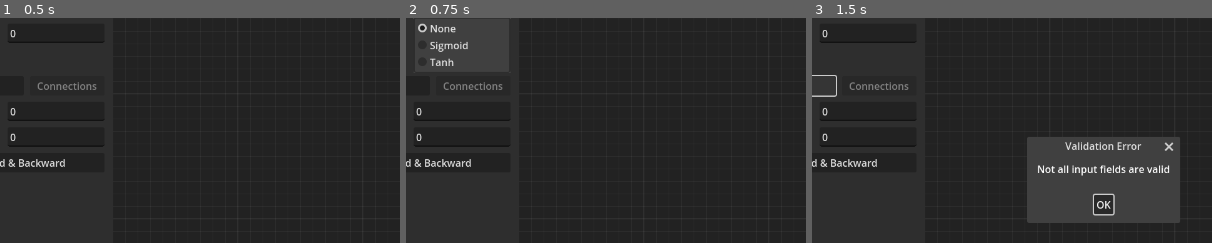
Above: before the commit, frames 1-3 (left to right).
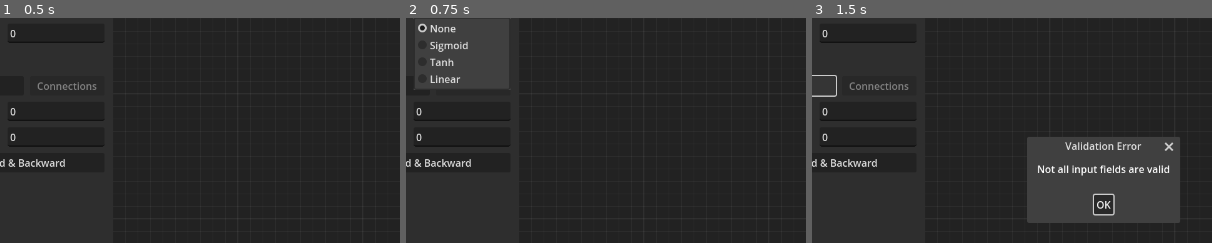
Above: after the commit, the same moments.

Repository: maktoobgar/neural_network
Game: Godot game, scene res://scenes/main.tscn
Same seed, same stepped clock (60 frames per second), same inputs: the game is played once before the commit and once after it.
Inputs:
- Up to frame 1 (0.5 s): no input
- Up to frame 2 (0.75 s): click "None" at 0.5 s
- Up to frame 3 (1.5 s): click "Create Network" at 1.25 s
The pictures show only the part of the screen within x 14-64%, y 12-62%; the shares and areas given below are measured in that part.

Frame 1 is identical in both runs. In frame 2, 0.5% of the frame differs, in the area x 2-26%, y 25-32%; in frame 3, nothing differs.

Commit message:
🎉 feat: first ever working neural network

Diff:
--- /dev/null
+++ b/files/test_dummy.csv
@@ -0,0 +1,4 @@
+1,0,1
+0,1,1
+1,1,1
+0,0,0
--- /dev/null
+++ b/files/train_dummy.csv
@@ -0,0 +1,4 @@
+1,0,1
+0,1,1
+1,1,1
+0,0,0
--- a/scenes/global.gd
+++ b/scenes/global.gd
@@ -71,11 +71,16 @@
 	var y = tanh(input)
 	return 1 - (y * y)
 
+func linear(input: float) -> float:
+	return input
+
 func calculate_neuron_output(value: float, function_name: String) -> float:
 	if function_name == "Sigmoid":
 		return sigmoid(value)
 	elif function_name == "Tanh":
 		return tanh(value)
+	elif function_name == "Linear":
+		return linear(value)
 	return none(value)
 
 func calculate_derivative_neuron_output(value: float, function_name: String) -> float:
@@ -83,4 +88,6 @@
 		return sigmoid_derivative(value)
 	elif function_name == "Tanh":
 		return tanh_derivative(value)
+	elif function_name == "Linear":
+		return 1
 	return none(value)
--- a/scenes/input_output.gd
+++ b/scenes/input_output.gd
@@ -6,7 +6,7 @@
 var id: int: set = _set_id, get = _get_id
 var value: float: set = _set_value, get = _get_value
 var desired_output: float: set = _set_desired_output, get = _get_desired_output
-var activation_function: String: get = _get_activation_function
+var activation_function: String: set = _set_activation_function, get = _get_activation_function
 
 func _ready() -> void:
 	var layer_type = self.get_meta("layer_type", Global.LayerType.NeuronsInput)
@@ -23,7 +23,7 @@
 	return id
 
 func _set_color(active: bool) -> void:
-	var theme_color = Color("#00c700") if active else Color("#ff2c26")
+	var theme_color = Color("#89ff81") if active else Color("#ff7664")
 	self.add_theme_color_override("title_color", theme_color)
 
 func _reset_color() -> void:
@@ -51,6 +51,9 @@
 func _get_desired_output() -> float:
 	return float(%DesiredOutput.value)
 
+func _set_activation_function(value: String) -> void:
+	%ActivationFunction.value = value
+
 func _get_activation_function() -> String:
 	return %ActivationFunction.value
 
--- a/scenes/input_output.tscn
+++ b/scenes/input_output.tscn
@@ -4,6 +4,7 @@
 [ext_resource type="PackedScene" uid="uid://hv6abr45mo66" path="res://scenes/input_control.tscn" id="2_8ib15"]
 
 [node name="InputOutput" type="GraphNode"]
+title = "Neuron"
 slot/0/left_enabled = false
 slot/0/left_type = 0
 slot/0/left_color = Color(1, 1, 1, 1)
--- a/scenes/input_output_layer.gd
+++ b/scenes/input_output_layer.gd
@@ -5,6 +5,7 @@
 
 @export var layer_type: Global.LayerType = 0: get = _get_layer_type, set = _set_layer_type
 @export var inputs_outputs_count: int = 0: get = _get_inputs_outputs_count, set = _set_inputs_outputs_count
+var activation_function: String: get = _get_activation_function
 
 var inputs_outputs: Array[InputOutput] = []
 
@@ -15,6 +16,9 @@
 	if !self.is_node_ready():
 		await self.ready
 	for i in range(self.get_child_count()):
+		if i == 0:
+			self.set_slot(i, false, 0, Color("#2b9900"), false, 0, Color("#00a7ec"))
+			continue
 		self.get_child(i).set_meta("layer_type", value)
 		if value == Global.LayerType.NeuronsInput:
 			self.set_slot(i, false, 0, Color("#2b9900"), true, 0, Color("#00a7ec"))
@@ -30,7 +34,7 @@
 	if !self.is_node_ready():
 		await self.ready
 	value = max(value, 0)
-	var children_count = self.get_child_count() - 1
+	var children_count = max(self.get_child_count() - 2, -1)
 	for i in range(value):
 		if children_count >= i:
 			continue
@@ -39,15 +43,22 @@
 		input_output.set_meta("layer_type", layer_type)
 		input_output.id = i
 		if layer_type == Global.LayerType.NeuronsInput:
-			self.set_slot(i, false, 0, Color("#2b9900"), true, 0, Color("#00a7ec"))
+			self.set_slot(i + 1, false, 0, Color("#2b9900"), true, 0, Color("#00a7ec"))
 		elif layer_type == Global.LayerType.NeuronsOutput:
-			self.set_slot(i, true, 0, Color("#2b9900"), false, 0, Color("#00a7ec"))
+			self.set_slot(i + 1, true, 0, Color("#2b9900"), false, 0, Color("#00a7ec"))
 		self.add_child(input_output)
 
-	var difference = self.get_child_count() - value
+	var difference = (self.get_child_count() - 1) - value
 	for i in range(difference):
 		inputs_outputs.pop_back().queue_free()
 	inputs_outputs_count = value
 
+func _get_activation_function() -> String:
+	return %ActivationFunction.value
+
 func _ready():
 	self.title = Global.get_input_output_layer_name(layer_type)
+
+func _on_activation_function_item_selected(inputControl: InputControl):
+	for input_output in inputs_outputs:
+		input_output.activation_function = activation_function
--- a/scenes/input_output_layer.tscn
+++ b/scenes/input_output_layer.tscn
@@ -1,10 +1,32 @@
-[gd_scene load_steps=2 format=3 uid="uid://ci7psxy71v02s"]
+[gd_scene load_steps=3 format=3 uid="uid://ci7psxy71v02s"]
 
 [ext_resource type="Script" path="res://scenes/input_output_layer.gd" id="1_tqx1j"]
+[ext_resource type="PackedScene" uid="uid://hv6abr45mo66" path="res://scenes/input_control.tscn" id="2_t3kld"]
 
 [node name="InputOutputLayer" type="GraphNode"]
 custom_minimum_size = Vector2(450, 0)
 theme_override_constants/separation = 15
 title = "Output Layer"
+slot/0/left_enabled = false
+slot/0/left_type = 0
+slot/0/left_color = Color(0.168627, 0.6, 0, 1)
+slot/0/left_icon = null
+slot/0/right_enabled = false
+slot/0/right_type = 0
+slot/0/right_color = Color(0, 0.654902, 0.92549, 1)
+slot/0/right_icon = null
+slot/0/draw_stylebox = true
 script = ExtResource("1_tqx1j")
 layer_type = 1
+
+[node name="ActivationFunction" parent="." instance=ExtResource("2_t3kld")]
+unique_name_in_owner = true
+layout_mode = 2
+value = "Same"
+text = "Consider As:"
+options = Array[String](["Same", "Out>0", "Out>0.5"])
+initial_value = "0"
+input_type = "OptionButton"
+metadata/layer_type = 1
+
+[connection signal="item_selected" from="ActivationFunction" to="." method="_on_activation_function_item_selected"]
--- a/scenes/layer.tscn
+++ b/scenes/layer.tscn
@@ -28,7 +28,7 @@
 layout_mode = 2
 value = "Sigmoid"
 text = "Activation Function:"
-options = Array[String](["None", "Sigmoid", "Tanh"])
+options = Array[String](["None", "Sigmoid", "Tanh", "Linear"])
 initial_value = "0"
 input_type = "OptionButton"
 
--- a/scenes/main.tscn
+++ b/scenes/main.tscn
@@ -77,7 +77,7 @@
 layout_mode = 2
 value = "None"
 text = "Activation Function:"
-options = Array[String](["None", "Sigmoid", "Tanh"])
+options = Array[String](["None", "Sigmoid", "Tanh", "Linear"])
 initial_value = "0"
 input_type = "OptionButton"
 
@@ -208,7 +208,7 @@
 
 [node name="FileDialog" type="FileDialog" parent="."]
 unique_name_in_owner = true
-title = "Open a CSV File"
+title = "Open a File"
 size = Vector2i(400, 500)
 ok_button_text = "Open"
 file_mode = 0
--- a/scenes/manager.gd
+++ b/scenes/manager.gd
@@ -7,6 +7,7 @@
 var layers_count: int = 0
 var epoch: int = 0
 var activation_function: String = ""
+var max_number: float = 0
 
 var nc_of_each_layer: Array[int] = []
 var layers: Dictionary = {}
@@ -181,16 +182,30 @@
 			var one_row_inputs = inputs[row_key]
 			var one_row_outputs = outputs[row_key]
 			for i in range(len(one_row_inputs)):
-				if i < inputs_count:
-					layers["in"].inputs_outputs[i].value = str(one_row_inputs[i])
-				else:
-					layers["out"].inputs_outputs[i - inputs_count].desired_output = str(one_row_inputs[i])
-		_run_learning_process()
+				layers["in"].inputs_outputs[i].value = str(one_row_inputs[i] / max_number)
+			for i in range(len(one_row_outputs)):
+				layers["out"].inputs_outputs[i].desired_output = str(one_row_outputs[i])
+			_run_learning_process()
 
 func _on_test_button_button_up():
 	get_learning_inputs()
 	if not are_learning_inputs_valid():
 		return
+	var passed = 0
+	var failed = 0
+	for row_key in range(len(inputs)):
+		var one_row_inputs = inputs[row_key]
+		var one_row_outputs = outputs[row_key]
+		for i in range(len(one_row_inputs)):
+			layers["in"].inputs_outputs[i].value = str(one_row_inputs[i] / max_number)
+		for i in range(len(one_row_outputs)):
+			layers["out"].inputs_outputs[i].desired_output = str(one_row_outputs[i])
+		if _just_feed_forward_all_nodes_and_check(one_row_outputs):
+			passed += 1
+		else:
+			failed += 1
+	print("passed = ", passed)
+	print("failed = ", failed)
 
 func _on_connections_button_button_up():
 	var prev = ""
@@ -217,6 +232,21 @@
 		prev = key
 	%ConnectionsButton.disabled = true
 
+func _just_feed_forward_all_nodes_and_check(one_row_outputs: Array) -> bool:
+	# Feed Forward
+	for key in layers:
+		if key == "in" or key == "out":
+			continue
+		layers[key].feed_forward_all_nodes()
+
+	# Check
+	var passed = true
+	for i in range(len(one_row_outputs)):
+		if layers["out"].inputs_outputs[i].value != one_row_outputs[i]:
+			passed = false
+			break
+	return passed
+
 func _run_learning_process() -> void:
 	# Feed Forward
 	for key in layers:
@@ -258,7 +288,10 @@
 			for i in len(line_splits):
 				var data = line_splits[i].strip_escapes()
 				if i < inputs_count:
-					inputs_temp.append(float(data))
+					data = float(data)
+					inputs_temp.append(data)
+					if data > max_number:
+						max_number = data
 				else:
 					outputs_temp.append(float(data))
 			inputs.append(inputs_temp)
--- a/scenes/neuron.gd
+++ b/scenes/neuron.gd
@@ -17,13 +17,13 @@
 var weights: Dictionary = {}
 var weights_nodes: Dictionary = {}
 
-signal value_updated(value: int)
+signal value_updated(value: float)
 
-func _append_weight(id: String, value: int) -> void:
+func _append_weight(id: String, value: float) -> void:
 	weights[id] = value
 	var input: InputControl = SceneManager.create_scene_instance("input_control")
 	input.text = id + " => " + str(layer_node.layer_id) + "-" + str(self.id + 1) + ":"
-	input.initial_value = "1"
+	input.initial_value = "0.01"
 	input.set_meta("id", id)
 	input.editable = false
 	weights_nodes[id] = input
@@ -88,18 +88,18 @@
 	if len(inputs) > 0:
 		return false
 	in_neurons[id] = neuron
-	_append_weight(id, 1.0)
+	_append_weight(id, 0.01)
 	return true
 
 func connect_out_neuron(id: String, neuron: Neuron) -> bool:
-	out_neurons[id] = neuron
+	out_neurons[id+"|"+str(neuron.id)] = neuron
 	return true
 
 func connect_input(id: String, inputOutput: InputOutput) -> bool:
 	if len(in_neurons) > 0:
 		return false
 	inputs[id] = inputOutput
-	_append_weight(id, 1.0)
+	_append_weight(id, 0.01)
 	return true
 
 func connect_output(inputOutput: InputOutput) -> bool:
@@ -141,30 +141,29 @@
 func calculate_delta() -> void:
 	var y_derivative = Global.calculate_derivative_neuron_output(net, activation_function)
 	if layer_node.final_layer:
-		delta = y_derivative * (output.desired_output - value)
+		if output:
+			delta = y_derivative * (output.desired_output - value)
 		return
 	var sigma = 0
 	for key in out_neurons:
-		sigma += out_neurons[key].weights[key] * out_neurons[key].delta
+		var weight_key = key.split("|")[0]
+		sigma += out_neurons[key].weights[weight_key] * out_neurons[key].delta
 	delta = y_derivative * sigma
 
 func feed_backward() -> void:
 	b = b + layer_node.manager.learning_rate * delta * 1
-	if layer_node.layer_id == 0:
+	if layer_node.layer_id == 1:
 		for key in weights:
-			print(inputs)
-			print(weights)
 			var delta_w = layer_node.manager.learning_rate * delta * inputs[key].value
 			var new_weight = weights[key] + delta_w
 			weights[key] = new_weight
 			update_weight_on_input(key, new_weight)
-		if output != null:
-			return
-	elif output != null:
+	if output != null:
 		return
 
 	for key in out_neurons:
+		var weight_key = key.split("|")[0]
 		var delta_w = layer_node.manager.learning_rate * out_neurons[key].delta * value
-		var new_weight = out_neurons[key].weights[key] + delta_w
-		out_neurons[key].weights[key] = new_weight
-		out_neurons[key].update_weight_on_input(key, new_weight)
+		var new_weight = out_neurons[key].weights[weight_key] + delta_w
+		out_neurons[key].weights[weight_key] = new_weight
+		out_neurons[key].update_weight_on_input(weight_key, new_weight)
--- a/scenes/neuron.tscn
+++ b/scenes/neuron.tscn
@@ -7,6 +7,8 @@
 custom_minimum_size = Vector2(400, 0)
 offset_right = 400.0
 offset_bottom = 85.0
+theme_override_colors/title_color = Color(0.407843, 0.694118, 1, 1)
+theme_override_colors/close_color = Color(0.407843, 0.694118, 1, 1)
 theme_override_constants/separation = 15
 title = "Neuron"
 show_close = true
@@ -36,7 +38,7 @@
 layout_mode = 2
 value = "Tanh"
 text = "Activation Function:"
-options = Array[String](["None", "Sigmoid", "Tanh"])
+options = Array[String](["None", "Sigmoid", "Tanh", "Linear"])
 input_type = "OptionButton"
 
 [node name="Net" parent="MainContainer/ValuesContainer" instance=ExtResource("1_vth81")]
Not shown, changed: CHANGELOG.md
